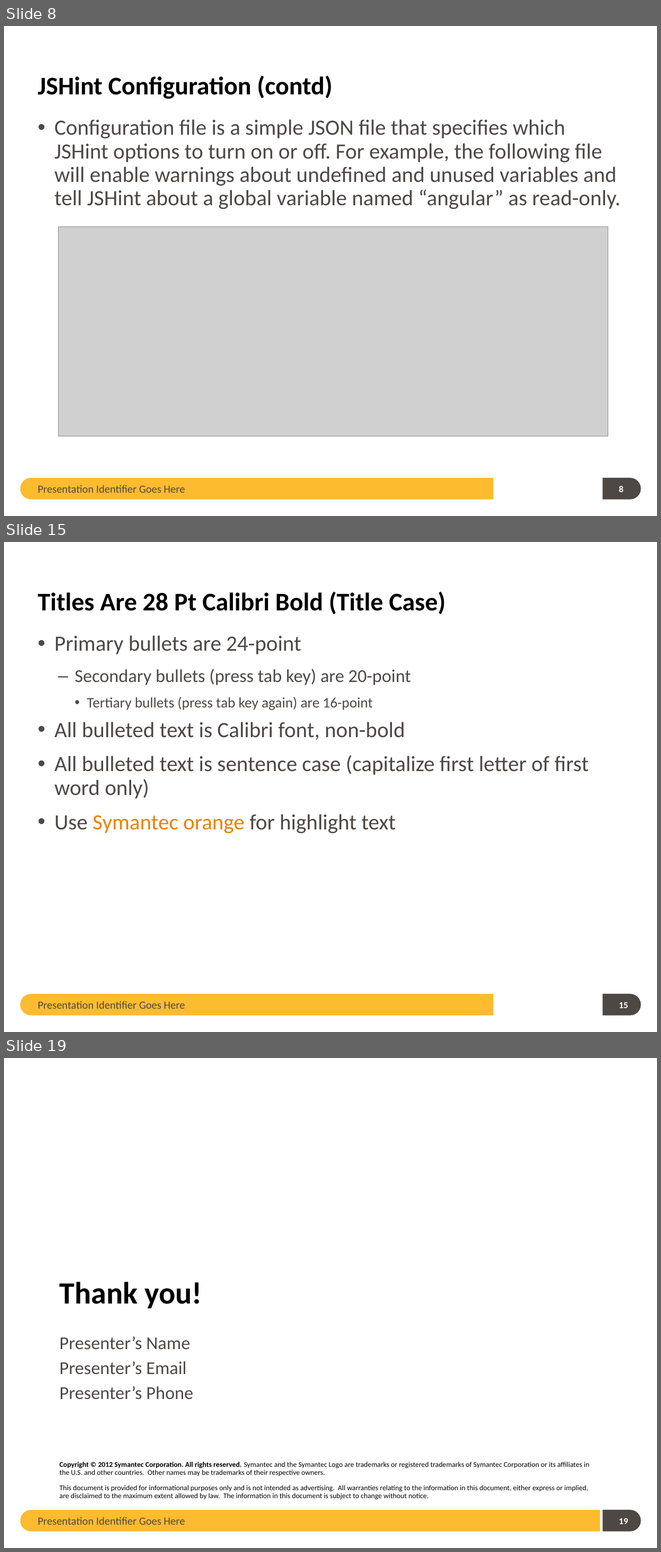
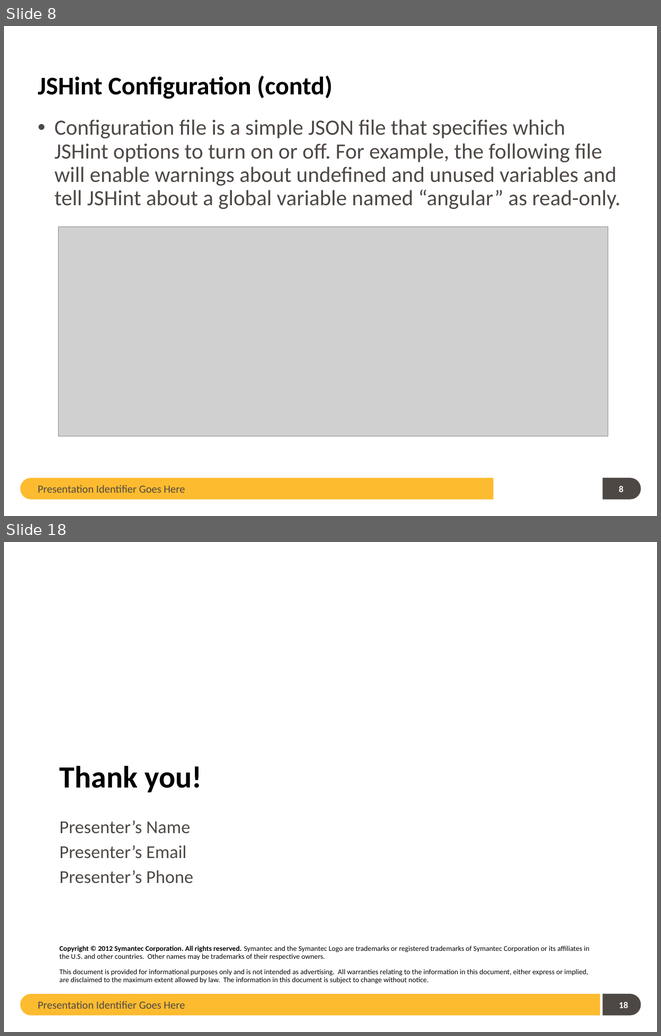
Before and after one commit to guangweiqiao/EIMS, a slide deck: EIMS/doc/JSHint TOI.pptx. Shown one above the other, each under a label of ours: slides 8, 15 and 19 before the commit, slides 8 and 18 after it; the slides between them are not shown. The pictures are 661x1552 and 661x1036 pixels, drawn with LibreOffice and Linux fonts; fonts in the diff are those of the drawing; grey boxes stand for pictures; background and template pictures are left out. Boxes give left, top, right and bottom in pixels: in the first picture for what was removed or moved away, otherwise in the second. Text is boxed around its words. In the diff, an @@ line names an element or a change of style, - is before the commit and + after.

```diff
--- a/EIMS/doc/JSHint TOI.pptx
+++ b/EIMS/doc/JSHint TOI.pptx
@@ slide 15 removed at box(4, 542, 657, 1032), background #FFFFFF; not listed: 2 template elements that a slide beside it also shows @@
@@ title removed at box(38, 591, 445, 614) @@
-Titles Are 28 Pt Calibri Bold (Title Case)
@@ text removed at box(54, 635, 589, 833) @@
-• Primary bullets are 24-point
-  – Secondary bullets (press tab key) are 20-point
-    • Tertiary bullets (press tab key again) are 16-point
-• All bulleted text is Calibri font, non-bold
-• All bulleted text is sentence case (capitalize first letter of first word only)
-• Use Symantec orange for highlight text
@@ text removed at box(38, 1000, 185, 1008) @@
-Presentation Identifier Goes Here
@@ page number removed at box(619, 1002, 628, 1008) @@
-15
@@ what was slide 19 is now slide 18 @@
@@ page number at box(619, 1002, 628, 1008): text changed @@
-19
+18
```
Also in this commit, not shown: 9 slides changed, 4 slides added, 22 other slides removed.
